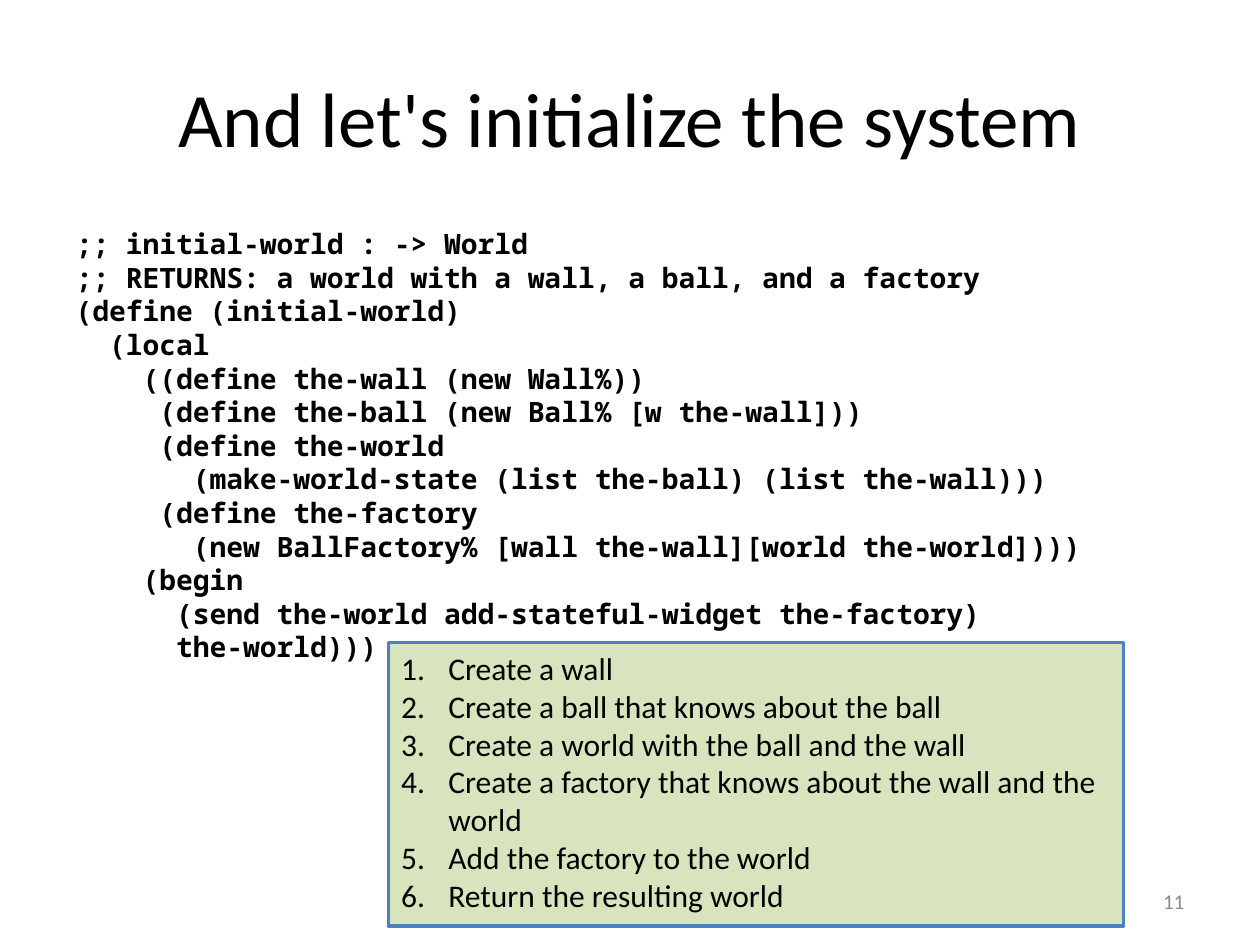
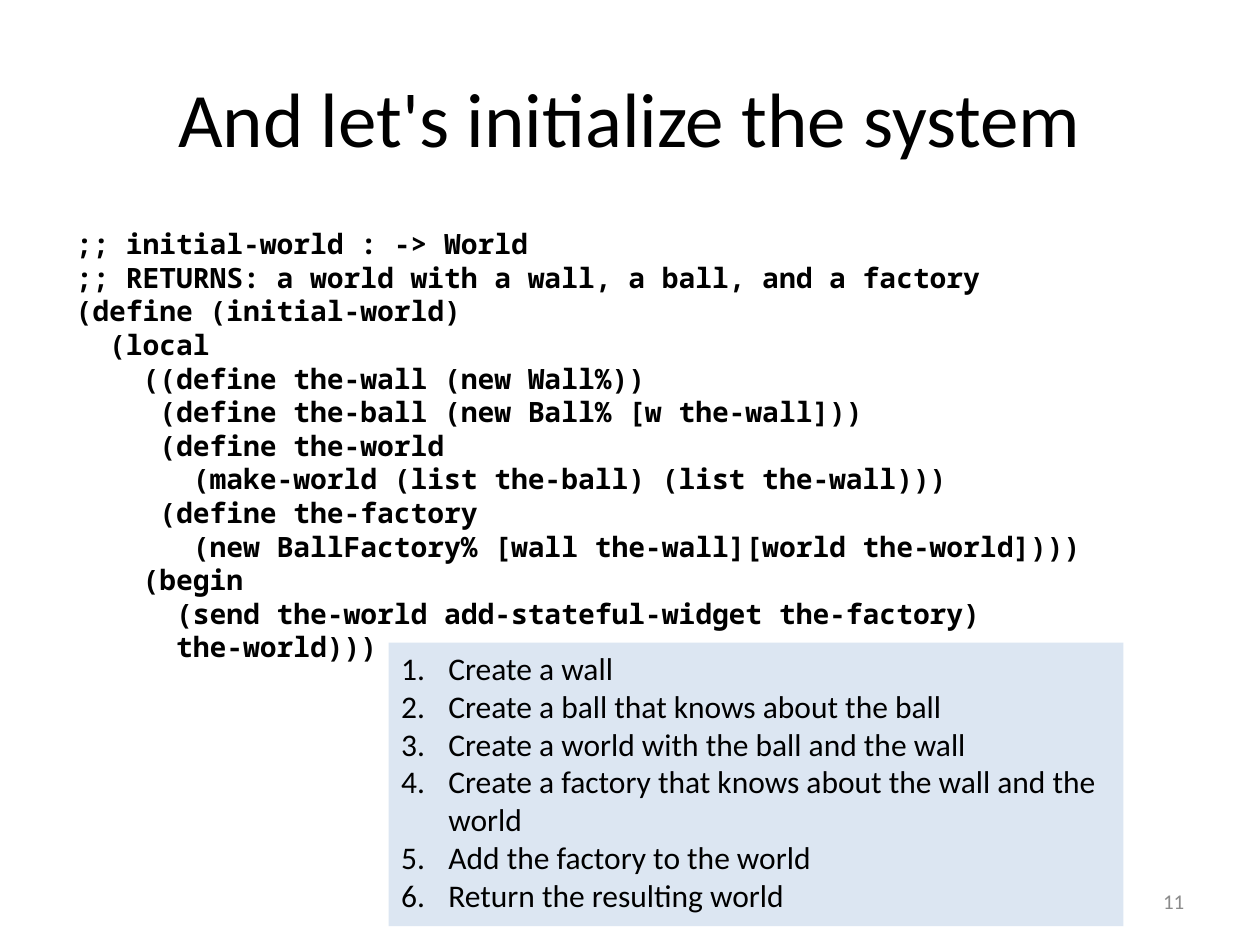
Before and after one commit to mwand/cs5010f16, a slide deck: slide 11 of Slides/Lesson 10.5 Generalizing this Design.pptx. Drawn at 1260x945 pixels with LibreOffice and Linux fonts; fonts in the diff are those of the drawing. Boxes give left, top, right and bottom in pixels: in the first picture for what was removed or moved away, otherwise in the second. Text is boxed around its words. In the diff, an @@ line names an element or a change of style, - is before the commit and + after.

```diff
--- a/Slides/Lesson 10.5 Generalizing this Design.pptx
+++ b/Slides/Lesson 10.5 Generalizing this Design.pptx
@@ text at (x1=193, y1=467, x2=946, y2=494): text changed @@
-(make-world-state (list the-ball) (list the-wall)))
+(make-world (list the-ball) (list the-wall)))
@@ rectangle "Create a wall" at (x1=388, y1=643, x2=1123, y2=926): fill #D7E4BD to #DCE6F2; outline #4F81BD 2 pt to none @@
```
Also in this commit, not shown: 8 other slides changed, 4 other files.
